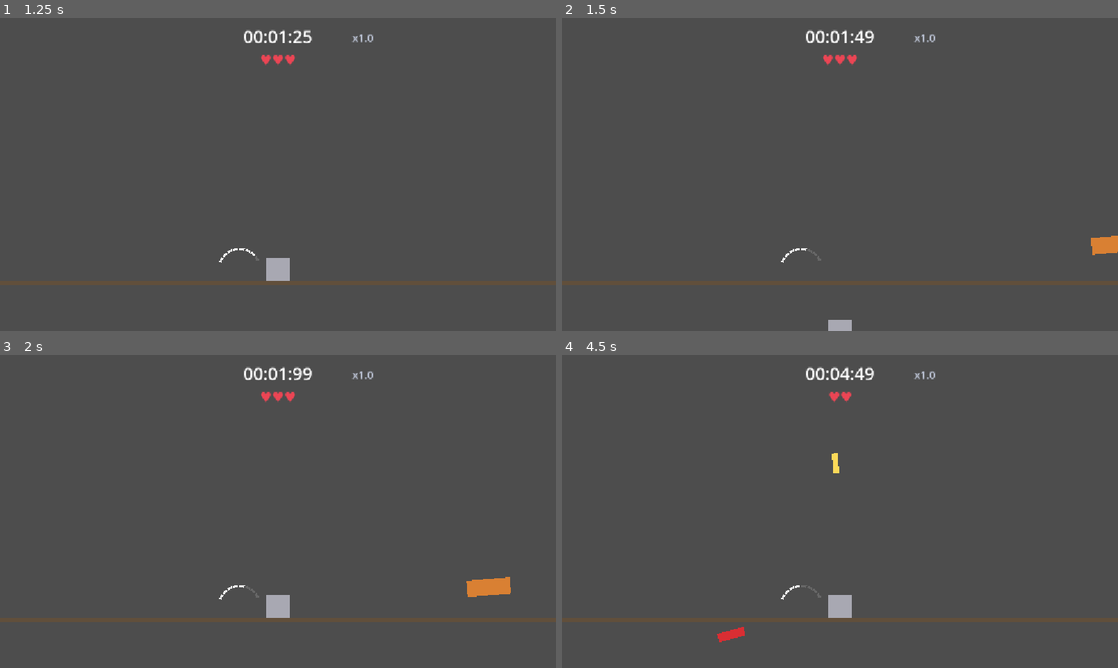
Above: before the commit, frames 1-4 (two rows, left to right).
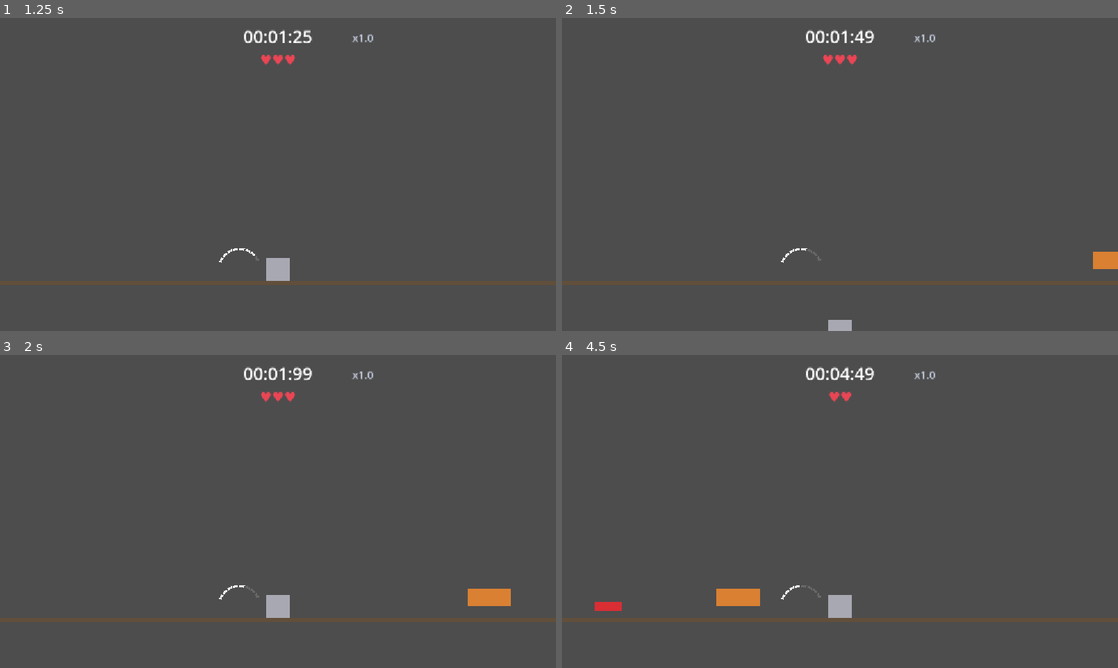
Above: after the commit, the same moments.

Repository: thugzook/desserted-desert-gamejam
Game: Godot game, scene res://scenes/main.tscn
Same seed, same stepped clock (60 frames per second), same inputs: the game is played once before the commit and once after it.
Inputs:
- Up to frame 1 (1.25 s): tap Enter (restart) at 0.5 s; hold D (dodge_right) from 0.53 s (still down); tap J (parry) at 0.6 s
- Up to frame 2 (1.5 s): release D (dodge_right) at 1.28 s; hold S (dodge_down) from 1.28 s (still down); tap J (parry) at 1.35 s
- Up to frame 3 (2 s): keep holding S (dodge_down)
- Up to frame 4 (4.5 s): release S (dodge_down) at 2.03 s; hold D (dodge_right) 2.03-2.78 s; tap J (parry) every 0.75 s from 2.1 to 4.35 s; hold Space (dodge_up) 2.78-3.53 s; hold A (dodge_left) from 3.53 s (still down)

Frame 1 is identical in both runs. In frame 2, 0.4% of the frame differs, in the area x 95-100%, y 69-81%; in frame 3, 0.5%; in frame 4, 0.8%, in the area x 5-50%, y 31-92%.

Commit message:
Replace random spawn arc with 5 axis-aligned lanes (duckable head shots)
ABOVE falls down the player's column (sidestep), LEFT/RIGHT at body
height, HEAD_LEFT/HEAD_RIGHT at head height so duck (S) clears them.
Lane deck is an exported array — duplicate entries to weight lanes.

Co-Authored-By: Claude Fable 5 <noreply@anthropic.com>

Diff:
--- a/dodge-guy-gamejam/scripts/spawner.gd
+++ b/dodge-guy-gamejam/scripts/spawner.gd
@@ -19,14 +19,22 @@
 ## How long the ramp from start_interval to min_interval takes.
 @export var ramp_seconds := 90.0
 
+## Where an attack can come from. Every lane is axis-aligned, so each one has a
+## clean answer: ABOVE falls straight down your column (sidestep it — ducking
+## keeps you in its path), LEFT/RIGHT fly at body height, HEAD_* fly at head
+## height so a duck (S) passes clean under them.
+enum Lane { ABOVE, LEFT, RIGHT, HEAD_LEFT, HEAD_RIGHT }
+
 @export_group("Placement")
 ## How far off-screen attacks appear.
 @export var spawn_radius := 720.0
-## Start of the arc attacks come from, in degrees. 180 = straight left.
-## Godot's Y points down, so 180→360 is the TOP half — nothing comes up through the ground.
-@export var spawn_angle_from := 180.0
-## End of that arc, in degrees. 360 = straight right.
-@export var spawn_angle_to := 360.0
+## TUNE: which lanes are in the deck. Duplicate an entry to make that lane more
+## common (e.g. two ABOVEs = overheads twice as likely). Remove one to retire it.
+@export var lanes: Array[Lane] = [Lane.ABOVE, Lane.LEFT, Lane.RIGHT, Lane.HEAD_LEFT, Lane.HEAD_RIGHT]
+## How far above the player's center "head height" is, in pixels. Must stay inside
+## the TOP HALF of the 44px hurtbox (roughly -8 to -20): too high and head shots
+## whiff a standing player, too low and they stop reading as "duck this".
+@export var head_offset := -18.0
 ## How far a shot travels from the screen centre before it deletes itself.
 ## Must comfortably exceed spawn_radius or attacks vanish before they arrive.
 @export var despawn_radius := 1500.0
@@ -52,11 +60,32 @@
 
 func _spawn() -> void:
 	var attack: ProjectileData = attacks.pick_random()
-	var angle := randf_range(deg_to_rad(spawn_angle_from), deg_to_rad(spawn_angle_to))
-	var from := player.home_position + Vector2.from_angle(angle) * spawn_radius
+	var lane: Lane = lanes.pick_random()
+	var home := player.home_position
 
-	# Aimed at home_position, not the player's CURRENT position: attacks commit to
-	# where you were, so moving away is what saves you.
+	# Anchored to home_position, not the player's CURRENT position: attacks commit
+	# to where you live, so moving away is what saves you. Directions are axis-
+	# aligned (never aimed at the player) so a head-height shot STAYS at head
+	# height — that's what makes ducking under it possible.
+	var from: Vector2
+	var toward: Vector2
+	match lane:
+		Lane.ABOVE:
+			from = home + Vector2(0.0, -spawn_radius)
+			toward = home
+		Lane.LEFT:
+			from = home + Vector2(-spawn_radius, 0.0)
+			toward = home
+		Lane.RIGHT:
+			from = home + Vector2(spawn_radius, 0.0)
+			toward = home
+		Lane.HEAD_LEFT:
+			from = home + Vector2(-spawn_radius, head_offset)
+			toward = from + Vector2.RIGHT  # horizontal — passes over a ducked player
+		Lane.HEAD_RIGHT:
+			from = home + Vector2(spawn_radius, head_offset)
+			toward = from + Vector2.LEFT
+
 	var projectile: Projectile = projectile_scene.instantiate()
-	projectile.setup(attack, from, player.home_position, despawn_radius)
+	projectile.setup(attack, from, toward, despawn_radius)
 	add_child(projectile)
Not shown, changed: docs/02-architecture.md
Not shown, changed: docs/03-patterns-cookbook.md
